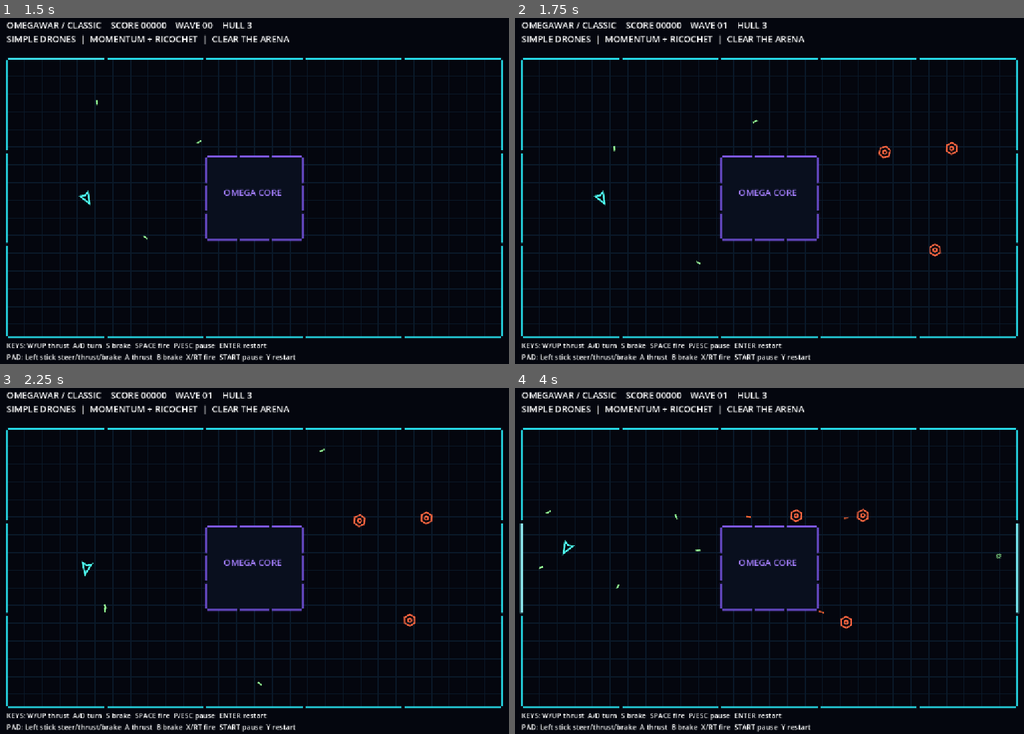
Above: before the commit, frames 1-4 (two rows, left to right).
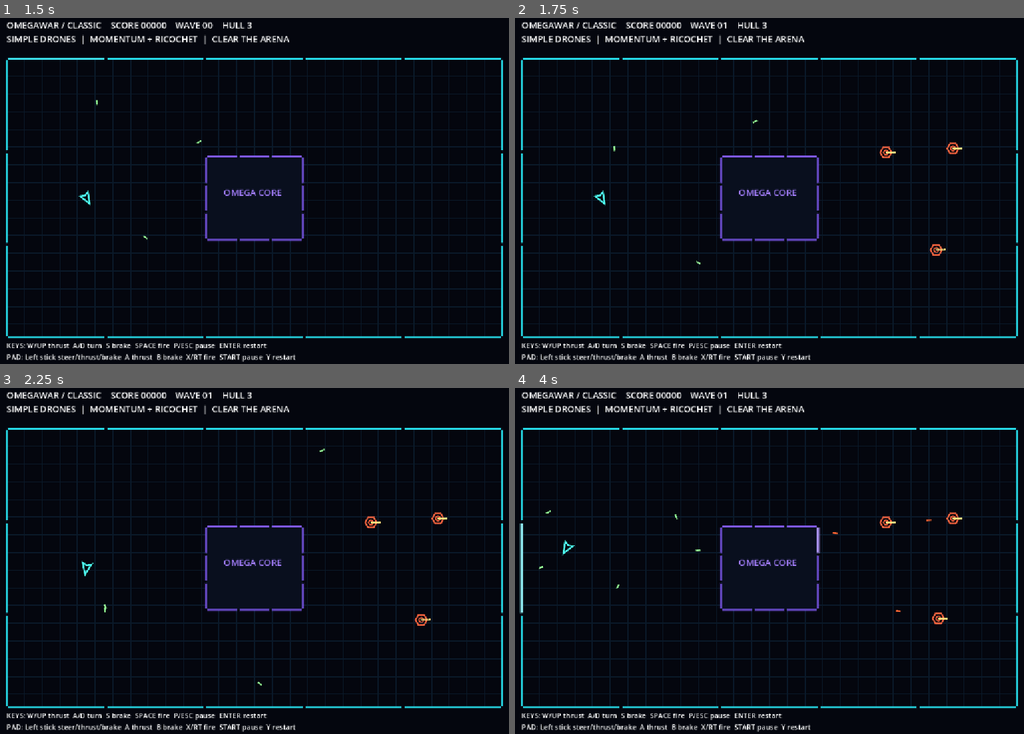
Above: after the commit, the same moments.

Repository: Jonty303/Project-OmegaWar
Game: Godot game, scene res://scenes/main.tscn
Two runs of this game, one before a commit and one after it. Both use one fixed random seed, a clock stepped at 60 frames per second and the inputs below.
Inputs:
- Up to frame 1 (1.5 s): tap Enter (restart) at 0.5 s; hold D (turn_right) 0.53-1.28 s; hold Space (fire) 0.53-1.28 s; hold S (brake) from 1.28 s (still down); tap Space (fire) at 1.35 s
- Up to frame 2 (1.75 s): keep holding S (brake)
- Up to frame 3 (2.25 s): release S (brake) at 2.03 s; hold D (turn_right) from 2.03 s (still down); hold Space (fire) from 2.03 s (still down)
- Up to frame 4 (4 s): release D (turn_right) at 2.78 s; release Space (fire) at 2.78 s; hold W (thrust) 2.78-3.53 s; tap Space (fire) at 2.85 s; hold A (turn_left) from 3.53 s (still down); hold Space (fire) from 3.53 s (still down)

Frame 1 is identical in both runs. In frame 2, 0.2% of the frame differs, in the area x 71-88%, y 35-69%; in frame 3, 0.3%; in frame 4, 0.6%, in the area x 45-100%, y 34-70%.

Commit message:
Define Local Drone vision, turret and last-sighting search behavior

Diff:
--- a/scripts/arena.gd
+++ b/scripts/arena.gd
@@ -140,6 +140,12 @@
 		else:
 			shot.position = proposed
 		shot.distance_travelled += starting_position.distance_to(shot.position)
+
+func has_line_of_sight(from: Vector2, to: Vector2) -> bool:
+	# Sensor and weapon checks use the same obstruction geometry as navigation.
+	if blocked(from) or blocked(to):
+		return false
+	return not segment_hits_rect(from, to, CORE.grow(1.0))
 
 func segment_hits_rect(from: Vector2, to: Vector2, rect: Rect2) -> bool:
 	# Rect2 has no intersects_segment() method in Godot 4.5.
--- a/scripts/enemy.gd
+++ b/scripts/enemy.gd
@@ -1,38 +1,109 @@
 extends Node2D
 
+# Local Drone: a territorial sentry, not a continuously homing attacker.
 const COLLISION_RADIUS := 14.0
-const ACCELERATION := 95.0
-const MAX_SPEED := 105.0
+const VISION_RANGE := 350.0
+const WEAPON_RANGE := 265.0
+const TRAVEL_SPEED := 54.0
+const ACCELERATION := 75.0
+const TURRET_TURN_RATE := 6.0
+const AIM_TOLERANCE := 0.12
+const FIRE_INTERVAL := 2.1
+const MUZZLE_DISTANCE := 19.0
+const SEARCH_DISTANCE := 170.0
 
 var velocity := Vector2.ZERO
 var health := 2
 var fire_timer := 1.8
 var collision_cooldown := 0.0
+var turret_angle := 0.0
+var spotted_once := false
+var can_see_player := false
+var last_seen_position := Vector2.ZERO
+var search_heading := Vector2.RIGHT
+var search_goal := Vector2.ZERO
 
-func step(delta: float, target: Vector2, arena: Node2D) -> void:
-	fire_timer -= delta
+func step(delta: float, player_position: Vector2, arena: Node2D) -> void:
+	fire_timer = maxf(0.0, fire_timer - delta)
 	collision_cooldown = maxf(0.0, collision_cooldown - delta)
-	# Follow a clear route around the core instead of continually steering into it.
-	var waypoint: Vector2 = arena.approach_waypoint(position, target, COLLISION_RADIUS)
-	var desired_velocity := position.direction_to(waypoint) * MAX_SPEED
-	var steering := (desired_velocity - velocity).limit_length(ACCELERATION * delta)
-	velocity += steering
+
+	var distance_to_player := position.distance_to(player_position)
+	can_see_player = (
+		distance_to_player <= VISION_RANGE
+		and arena.has_line_of_sight(position, player_position)
+	)
+	if can_see_player:
+		spotted_once = true
+		last_seen_position = player_position
+		var direction := position.direction_to(player_position)
+		if direction.length_squared() > 0.01:
+			search_heading = direction
+		search_goal = player_position
+
+	var destination := position
+	var should_move := false
+	if can_see_player:
+		# Once the drone can fire from where it stands, it holds that location.
+		if distance_to_player > WEAPON_RANGE * 0.90:
+			destination = player_position
+			should_move = true
+	elif spotted_once:
+		# Search last-known location; then continue methodically along the last
+		# observed bearing. Never seek the player's actual unseen position.
+		if position.distance_to(search_goal) < 23.0:
+			search_goal += search_heading * SEARCH_DISTANCE
+		destination = search_goal
+		should_move = true
+
+	var desired_velocity := Vector2.ZERO
+	if should_move:
+		var waypoint: Vector2 = arena.approach_waypoint(position, destination, COLLISION_RADIUS)
+		if position.distance_to(waypoint) > 8.0:
+			desired_velocity = position.direction_to(waypoint) * TRAVEL_SPEED
+	velocity = velocity.move_toward(desired_velocity, ACCELERATION * delta)
 	velocity = arena.move_body(self, velocity, COLLISION_RADIUS, delta)
-	if velocity.length_squared() > 4.0:
-		rotation = velocity.angle() + PI / 2.0
+
+	# A separate rotating clock hand represents the gun's independent facing.
+	var aim_point := last_seen_position if spotted_once else position + Vector2.from_angle(turret_angle)
+	var bearing := position.direction_to(aim_point)
+	if bearing.length_squared() > 0.01:
+		turret_angle = rotate_toward(turret_angle, bearing.angle(), TURRET_TURN_RATE * delta)
 	queue_redraw()
+
+func ready_to_fire(player_position: Vector2, arena: Node2D) -> bool:
+	if not can_see_player or fire_timer > 0.0:
+		return false
+	if position.distance_to(player_position) > WEAPON_RANGE:
+		return false
+	if not arena.has_line_of_sight(position, player_position):
+		return false
+	var target_angle := position.angle_to_point(player_position)
+	return absf(wrapf(target_angle - turret_angle, -PI, PI)) <= AIM_TOLERANCE
+
+func muzzle_position() -> Vector2:
+	return position + Vector2.from_angle(turret_angle) * MUZZLE_DISTANCE
+
+func turret_direction() -> Vector2:
+	return Vector2.from_angle(turret_angle)
+
+func fired() -> void:
+	fire_timer = FIRE_INTERVAL + randf_range(-0.20, 0.20)
 
 func impact(speed: float) -> bool:
 	if speed >= 100.0 and collision_cooldown <= 0.0:
 		health -= 1
 		collision_cooldown = 0.6
-	queue_redraw()
 	return health <= 0
 
 func _draw() -> void:
-	var color := Color(1.0, 0.4, 0.25)
+	var shell := Color(1.0, 0.4, 0.25)
+	var barrel := Color(1.0, 0.89, 0.5)
 	var polygon := PackedVector2Array()
 	for i in range(7):
 		polygon.append(Vector2.from_angle(float(i) * TAU / 6.0) * 13.0)
-	draw_polyline(polygon, color, 2.0, true)
-	draw_circle(Vector2.ZERO, 4.0, color, false, 2.0, true)
+	draw_polyline(polygon, shell, 2.0, true)
+	draw_circle(Vector2.ZERO, 5.0, shell, false, 1.5, true)
+	# Thin visible clock hand, with its muzzle at the outer tip.
+	var end: Vector2 = Vector2.from_angle(turret_angle) * MUZZLE_DISTANCE
+	draw_line(Vector2.ZERO, end, barrel, 2.4, true)
+	draw_circle(end, 2.3, barrel, true)
--- a/scripts/impact_particles.gd
+++ b/scripts/impact_particles.gd
@@ -1,18 +1,22 @@
 extends Node2D
 
-# Small independent debris cloud. Never modifies a ship's outline or opacity.
+# Debris is independent of actor visuals. A large, longer-lived burst is used
+# on player death; small sparks are retained for bullets and minor impacts.
 const DURATION := 0.42
 var remaining := DURATION
+var duration := DURATION
 var fragments: Array[Dictionary] = []
 
-func configure(tint: Color, amount: int = 8, energy: float = 1.0) -> void:
+func configure(tint: Color, amount: int = 8, energy: float = 1.0, lifespan: float = DURATION) -> void:
+	duration = maxf(0.01, lifespan)
+	remaining = duration
 	fragments.clear()
 	for i in range(amount):
 		var direction := Vector2.from_angle(randf_range(0.0, TAU))
 		fragments.append({
 			"direction": direction,
-			"speed": randf_range(30.0, 95.0) * clampf(energy, 0.5, 2.0),
-			"length": randf_range(2.0, 5.0),
+			"speed": randf_range(30.0, 95.0) * clampf(energy, 0.5, 2.5),
+			"length": randf_range(2.0, 6.0) * minf(energy, 1.5),
 			"color": tint.lerp(Color(1.0, 0.85, 0.55), randf_range(0.0, 0.55))
 		})
 	queue_redraw()
@@ -23,8 +27,8 @@
 	return remaining <= 0.0
 
 func _draw() -> void:
-	var age: float = DURATION - remaining
-	var opacity: float = remaining / DURATION
+	var age: float = duration - remaining
+	var opacity: float = remaining / duration
 	for fragment in fragments:
 		var direction: Vector2 = fragment["direction"]
 		var start: Vector2 = direction * float(fragment["speed"]) * age
